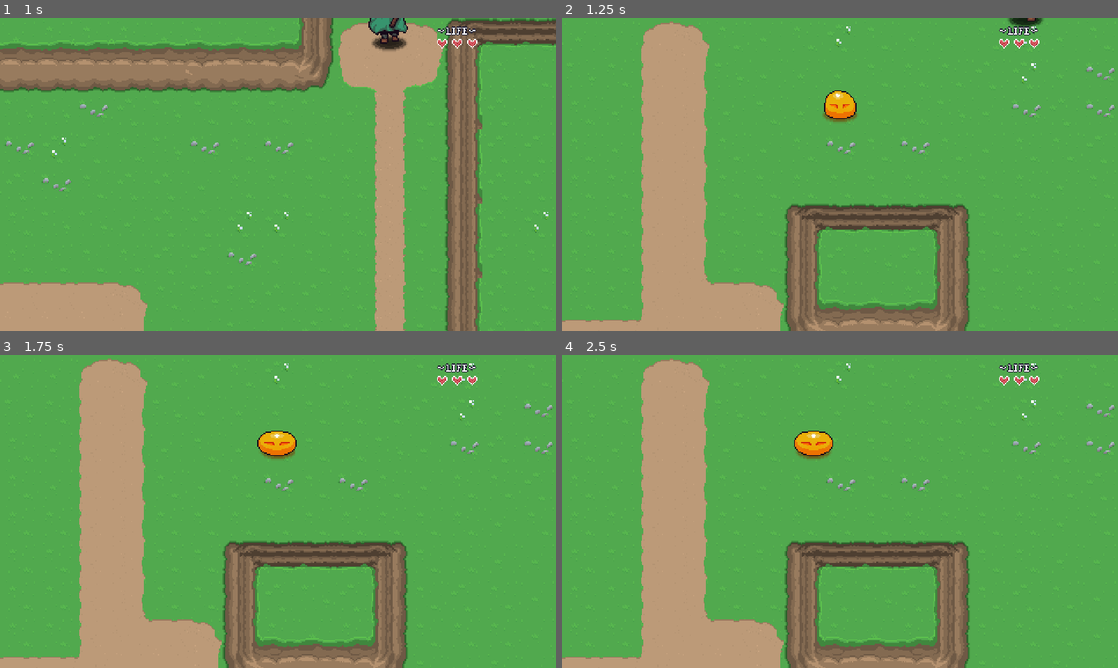
Above: before the commit, frames 1-4 (two rows, left to right).
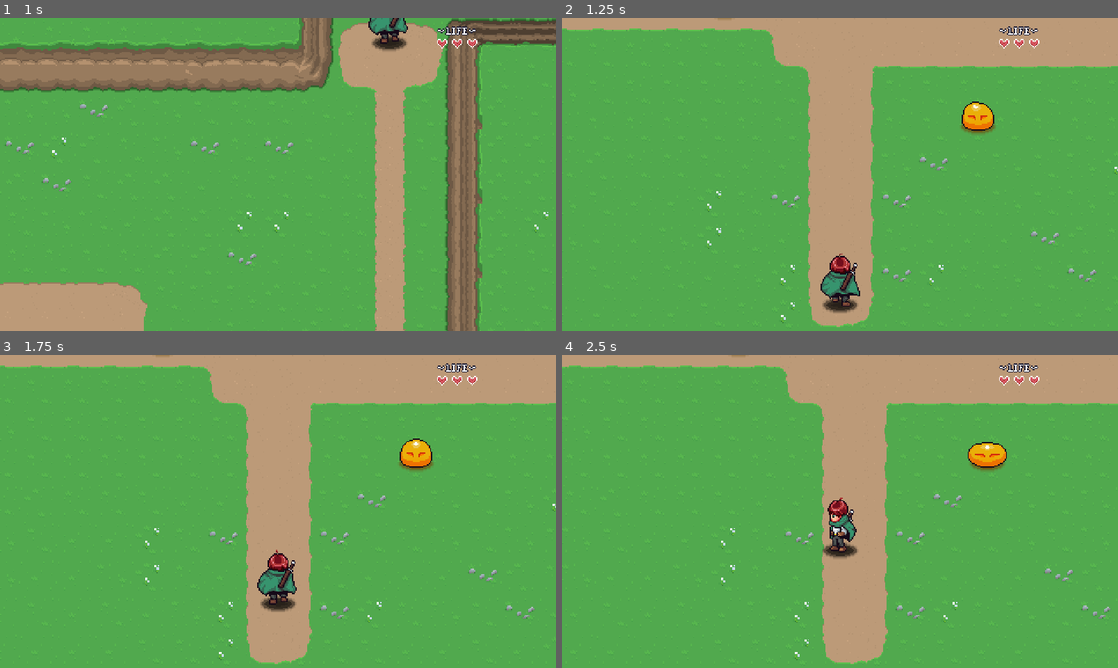
Above: after the commit, the same moments.

Repository: philozofer/aarpg
Game: Godot game, scene res://scenes/levels/Area1/level1.tscn
Two runs of this game, one before a commit and one after it. Both use one fixed random seed, a clock stepped at 60 frames per second and the inputs below. This scene is started directly instead of the project's main scene.
Inputs:
- Up to frame 1 (1 s): tap Enter at 0.5 s; hold W (move_up) from 0.53 s (still down); hold J (attack) from 0.53 s (still down)
- Up to frame 2 (1.25 s): keep holding W (move_up); keep holding J (attack)
- Up to frame 3 (1.75 s): keep holding W (move_up); release J (attack) at 1.28 s; tap J (attack) at 1.35 s
- Up to frame 4 (2.5 s): release W (move_up) at 2.03 s; hold A (move_left) from 2.03 s (still down); hold J (attack) from 2.03 s (still down)

Frame 1 is identical in both runs. In frame 2, 41% of the frame differs, in the area x 0-100%, y 0-100%; in frame 3, 41%; in frame 4, 41%.

Commit message:
fix regression on scene_transition

Diff:
--- a/scenes/levels/Area1/level1.tscn
+++ b/scenes/levels/Area1/level1.tscn
@@ -18,5 +18,6 @@
 [node name="LevelTransition" parent="." instance=ExtResource("4_xjyoy")]
 position = Vector2(496, -128)
 level = "res://scenes/levels/playground.tscn"
+target_transition_area = "LevelTransition2"
 size = 3
 side = 2
--- a/scenes/levels/playground.tscn
+++ b/scenes/levels/playground.tscn
@@ -25,7 +25,10 @@
 [node name="PlayerSpawn" parent="." instance=ExtResource("3_wsi6n")]
 position = Vector2(126, 291)
 
-[node name="LevelTransitionSouth" parent="." instance=ExtResource("5_ilf6u")]
+[node name="LevelTransition" parent="." instance=ExtResource("5_ilf6u")]
+position = Vector2(608, 192)
+
+[node name="LevelTransition2" parent="." instance=ExtResource("5_ilf6u")]
 position = Vector2(224, 448)
 level = "res://scenes/levels/Area1/level1.tscn"
 size = 3
--- a/scripts/levels/level_transition.gd
+++ b/scripts/levels/level_transition.gd
@@ -59,16 +59,15 @@
 	var player_pos = PlayerManager.player.global_position
 
 	if side == SIDE.LEFT or side == SIDE.RIGHT:
-		offset.y =player_pos.y - global_position.y
+		offset.y = player_pos.y - global_position.y
 		offset.x = 16
 		if side == SIDE.LEFT:
 			offset.x *= -1
 	else:
 		offset.x = player_pos.x - global_position.x
-		offset.x = 16
+		offset.y = 16
 		if side == SIDE.TOP:
 			offset.y *= -1
-
 
 	return offset
 
